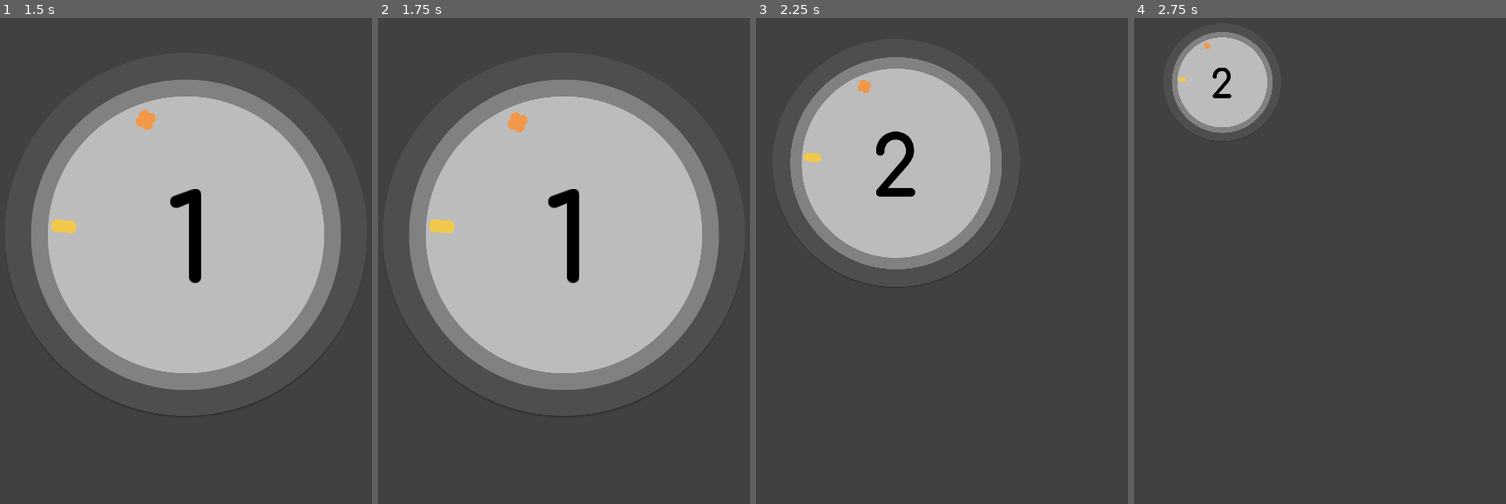
Above: before the commit, frames 1-4 (left to right).
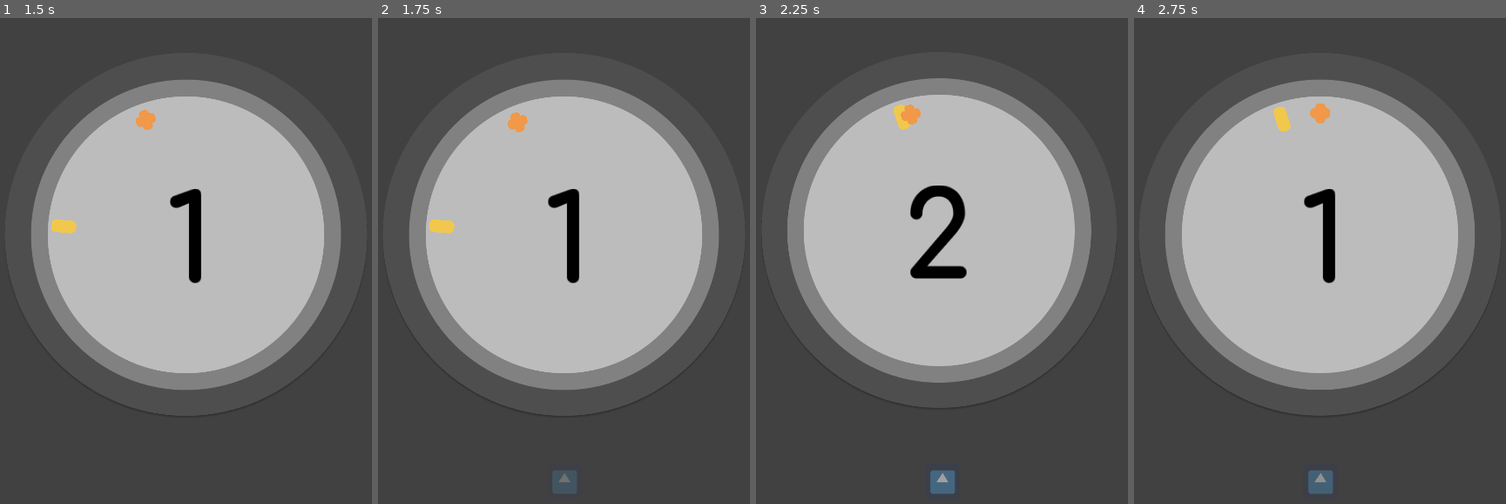
Above: after the commit, the same moments.

Repository: takecare/popthelock
Game: Godot game, scene res://scenes/Start.tscn
Same seed, same stepped clock (60 frames per second), same inputs: the game is played once before the commit and once after it. The engine's default icon, where the game draws it, is replaced by a stand-in: a white triangle on a blue panel in a dark square.
Inputs (mouse positions are in pixels of both pictures, inside the frame that each line leads up to):
- Up to frame 1 (1.5 s): click (186, 479) at 0.5 s; tap Enter at 1.25 s; move the mouse to (271, 231) at 1.27 s; hold W from 1.28 s (still down); click (271, 231) at 1.35 s
- Up to frame 2 (1.75 s): keep holding W
- Up to frame 3 (2.25 s): release W at 2 s; click (942, 479) at 2.02 s
- Up to frame 4 (2.75 s): no input

Frame 1 is identical in both runs. In frame 2, 0.3% of the frame differs, in the area x 46-54%, y 93-98%; in frame 3, 32%; in frame 4, 46%, in the area x 8-92%, y 2-98%.

Commit message:
fade button back in

Diff:
--- a/scenes/FadeButton.tscn
+++ b/scenes/FadeButton.tscn
@@ -1,10 +1,40 @@
-[gd_scene load_steps=4 format=2]
+[gd_scene load_steps=5 format=2]
 
 [ext_resource path="res://scripts/Button.gd" type="Script" id=1]
 [ext_resource path="res://icon.png" type="Texture" id=2]
 
+[sub_resource type="Animation" id=2]
+resource_name = "fade_in"
+length = 0.3
+tracks/0/type = "value"
+tracks/0/path = NodePath(".:modulate")
+tracks/0/interp = 1
+tracks/0/loop_wrap = true
+tracks/0/imported = false
+tracks/0/enabled = true
+tracks/0/keys = {
+"times": PoolRealArray( 0.000191095, 0.200248 ),
+"transitions": PoolRealArray( 1, 0.75 ),
+"update": 0,
+"values": [ Color( 1, 1, 1, 0 ), Color( 1, 1, 1, 1 ) ]
+}
+tracks/1/type = "method"
+tracks/1/path = NodePath(".")
+tracks/1/interp = 1
+tracks/1/loop_wrap = true
+tracks/1/imported = false
+tracks/1/enabled = true
+tracks/1/keys = {
+"times": PoolRealArray( 0.199885 ),
+"transitions": PoolRealArray( 1 ),
+"values": [ {
+"args": [  ],
+"method": "_on_faded_in"
+} ]
+}
+
 [sub_resource type="Animation" id=1]
-resource_name = "FadeOut"
+resource_name = "fade_out"
 length = 0.3
 tracks/0/type = "value"
 tracks/0/path = NodePath(".:modulate")
@@ -43,4 +73,5 @@
 }
 
 [node name="AnimationPlayer" type="AnimationPlayer" parent="."]
-anims/FadeOut = SubResource( 1 )
+anims/fade_in = SubResource( 2 )
+anims/fade_out = SubResource( 1 )
--- a/scripts/Button.gd
+++ b/scripts/Button.gd
@@ -5,6 +5,9 @@
 
 func _ready():
   connect("pressed", self, "_on_pressed")
+  visible = true
+  disabled = false
+  modulate = Color(1, 1, 1, 1)
 
 
 func _on_pressed():
@@ -12,7 +15,7 @@
 
 
 func fade_out():
-  $AnimationPlayer.play("FadeOut")
+  $AnimationPlayer.play("fade_out")
 
 
 func _on_faded_out():
@@ -22,4 +25,8 @@
 
 func fade_in():
   show()
-  $AnimationPlayer.play_backwards("FadeOut")
+  $AnimationPlayer.play("fade_in")
+
+
+func _on_faded_in():
+  disabled = false
